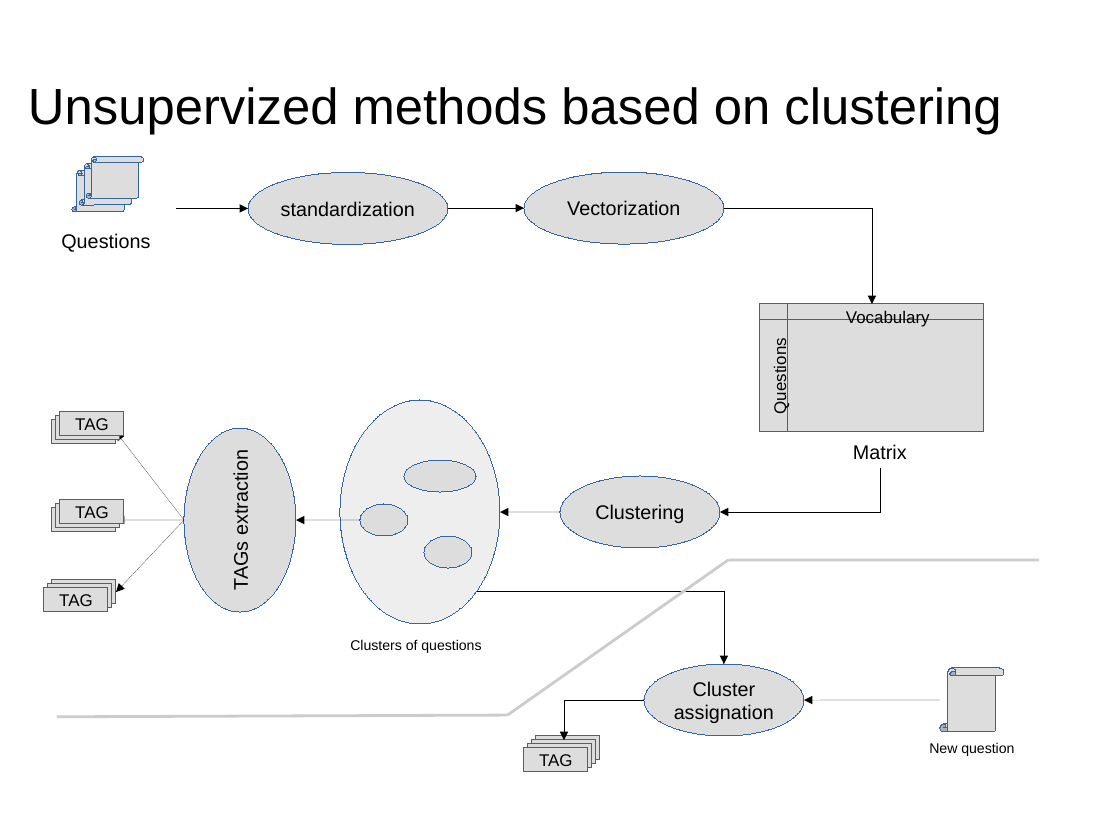
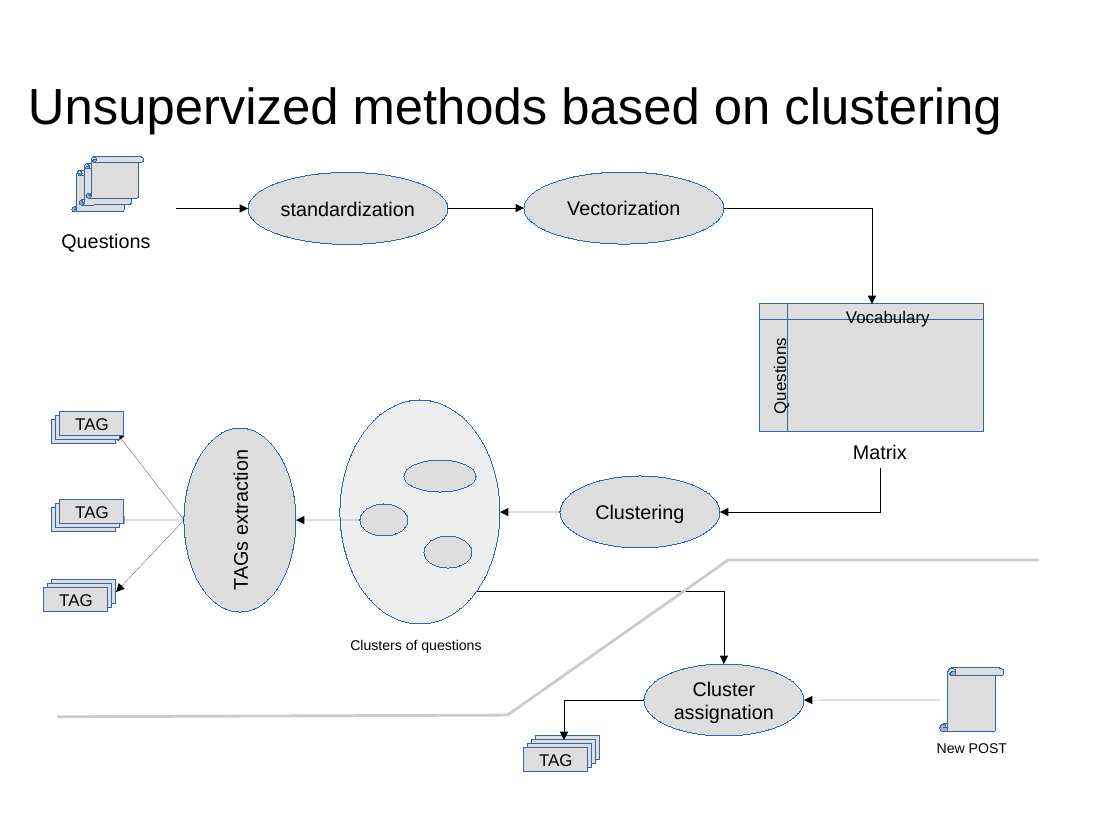
Before and after one commit to dataforcast/OC_Datascientist, a slide deck: slide 20 of P6/report/Openclassrooms_ParcoursDatascientist_P6-V1.odp (slide 21 before the commit). Drawn at 1120x840 pixels with LibreOffice and Linux fonts; fonts in the diff are those of the drawing; background and template pictures are left out. Boxes give left, top, right and bottom in pixels: in the first picture for what was removed or moved away, otherwise in the second. Text is boxed around its words. In the diff, an @@ line names an element or a change of style, - is before the commit and + after.

Commit message:
P6 / Statistical methods : computation of accuracy reworked; presentation reworked;

```diff
--- a/P6/report/Openclassrooms_ParcoursDatascientist_P6-V1.odp
+++ b/P6/report/Openclassrooms_ParcoursDatascientist_P6-V1.odp
@@ text at (937, 743, 1007, 753): text changed @@
-New question
+New POST
```
Also in this commit, not shown: 8 other slides changed, 2 slides added, 3 slides removed, 4 other files.
